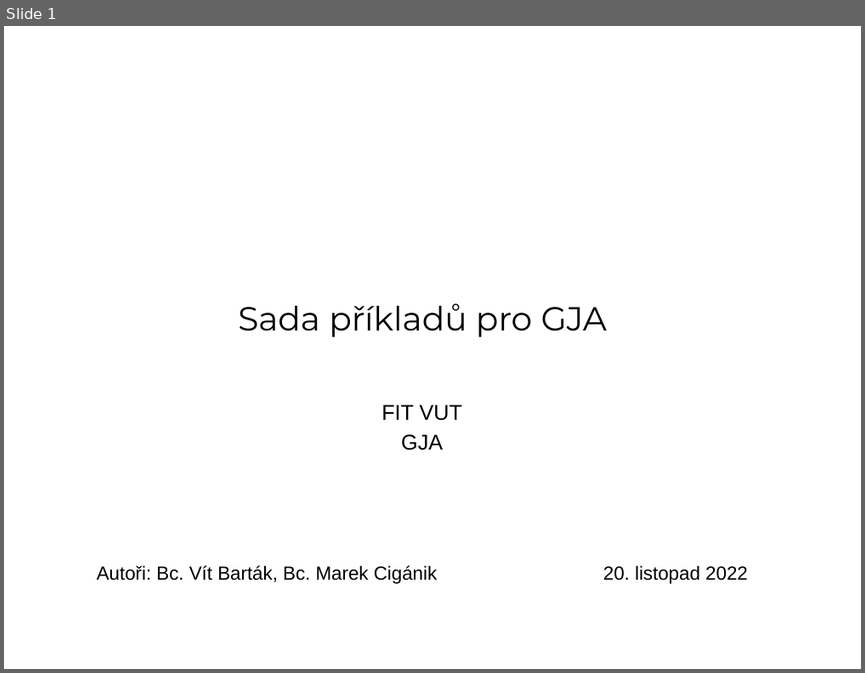
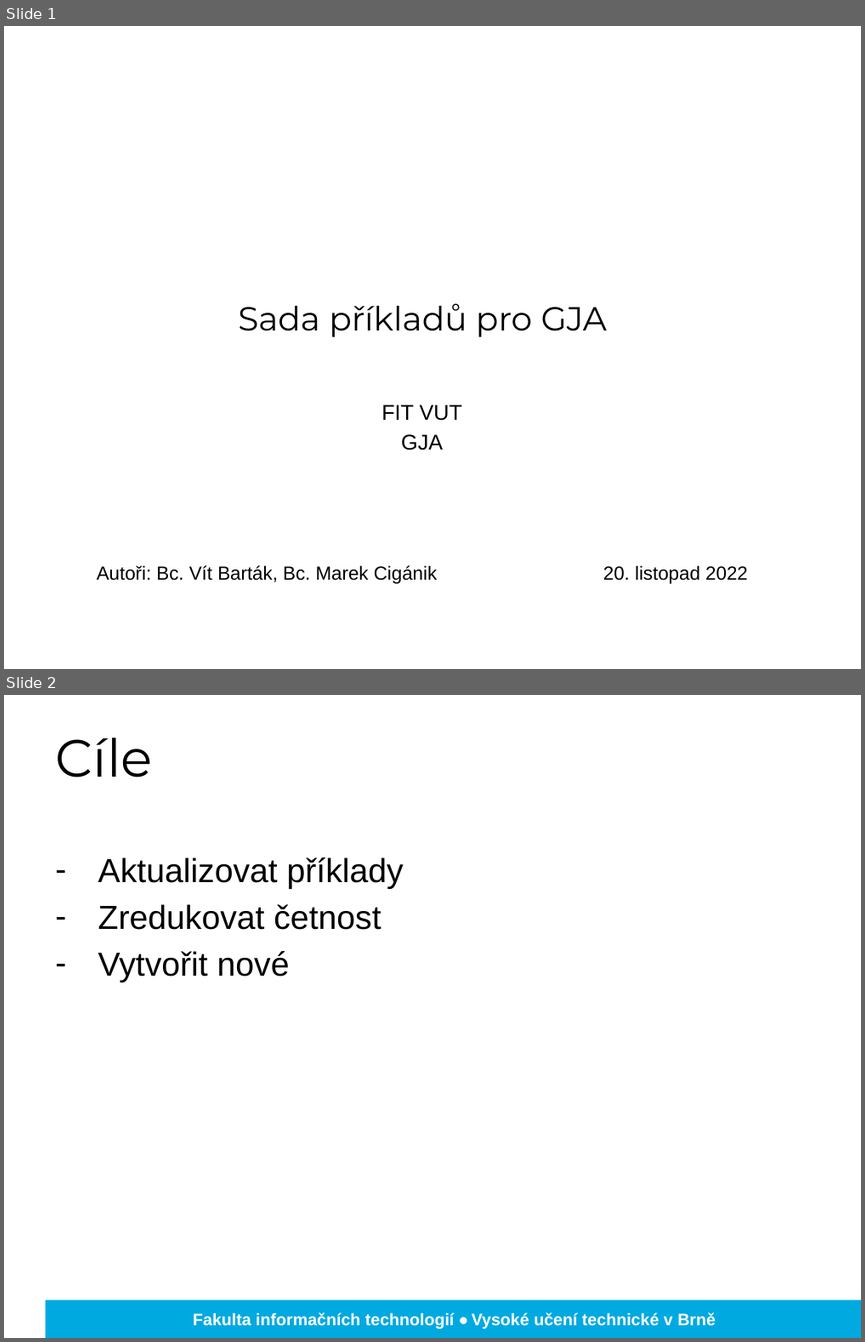
Before and after one commit to bartak-v/gja, a slide deck: xbarta47_xcigan09_gja_prezentace.pptx. Shown one above the other, each under a label of ours: slide 1 before the commit, slides 1 and 2 after it. The pictures are 865x673 and 865x1342 pixels, drawn with LibreOffice and Linux fonts; fonts in the diff are those of the drawing; background and template pictures are left out. Boxes give left, top, right and bottom in pixels: in the first picture for what was removed or moved away, otherwise in the second. Text is boxed around its words. In the diff, an @@ line names an element or a change of style, - is before the commit and + after.

```diff
--- a/xbarta47_xcigan09_gja_prezentace.pptx
+++ b/xbarta47_xcigan09_gja_prezentace.pptx
@@ slide 2 added at [4, 695, 861, 1338], background picture (left out) @@
@@ title added at [55, 737, 153, 777], 44 pt, text #000000 @@
+Cíle
@@ text added at [98, 857, 404, 982], 28 pt, text #000000 @@
+– Aktualizovat příklady
+– Zredukovat četnost
+– Vytvořit nové
@@ rectangle added at [45, 1300, 861, 1338], fill #00A9E0 @@
@@ text added at [193, 1312, 715, 1328], 14 pt, text #FFFFFF, bold @@
+Fakulta informačních technologií • Vysoké učení technické v Brně
```
Also in this commit, not shown: 4 other slides added, 1 slide removed.
